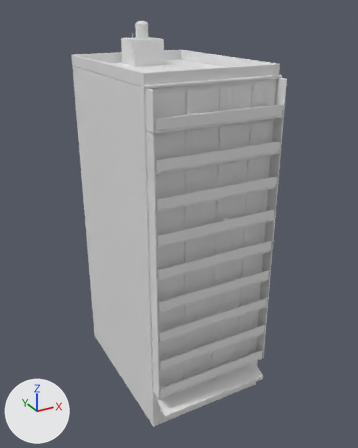
Renders of the glTF model modelos/ciudad/edificios/dep_12_a.glb from each side of a commit.
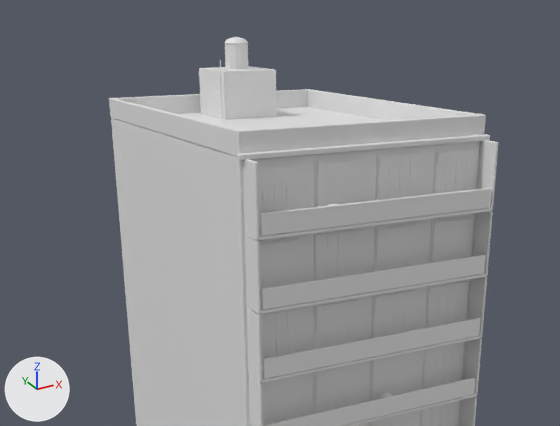
Each version appears first whole from a 50 mm lens placed at (-20.9, -32.2, 36.4), pointed at (0.5, 6.6, 17.0), and next in a close-up on the part from 3% to 90% of the width and 0% to 53% of the height. Lighting does not change. The marker at lower left points along +X, +Y and +Z. The older version's two pictures come first. Vertices at exactly the same position are counted once.

In view in the first close-up: 'dep_12_a'.
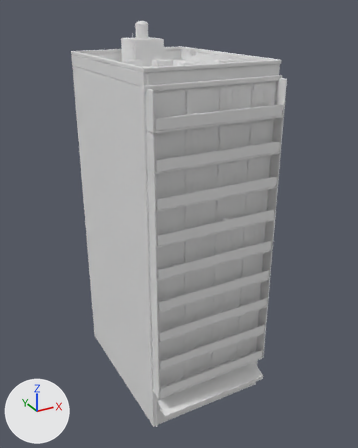
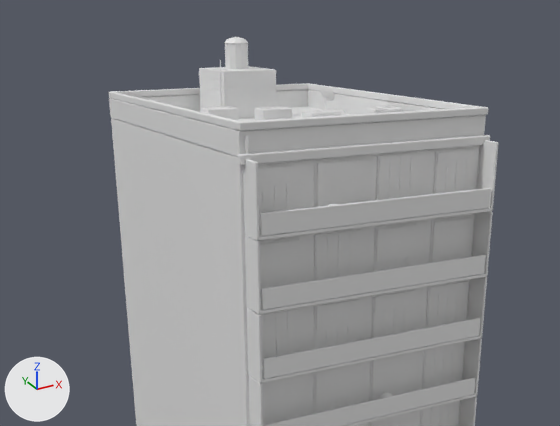
Pixel boxes (x1, y1, x2, y2) of what changed, in the close-ups (560 x 426 px):
part 1 of me_dep_12_a, built on: before (237, 136, 490, 161); after (109, 83, 490, 165)

Patch to the scene script:
```diff
--- a/modelos/ciudad/edificios/dep_12_a.glb.py
+++ b/modelos/ciudad/edificios/dep_12_a.glb.py
@@ me_dep_12_a @@
 # used by ob_dep_12_a; location = (0.0, 0.0, 0.0)
-me_dep_12_a.from_pydata(...)  # 3184 vertices, 5378 faces; spans x -6.1..6.1, y -1.7..16.0, z 0.0..35.2
+me_dep_12_a.from_pydata(...)  # 4113 vertices, 7032 faces; spans x -6.1..6.1, y -1.7..16.0, z 0.0..35.2
+# me_dep_12_a part 1: 12 vertices moved from x -6.1..6.1, y -0.3..0.0, z 31.1..31.2 to x -6.1..6.1, y -0.3..0.0, z 31.0; 577 vertices added at x -6.0..6.0, y -0.1..16.0, z 31.2..32.7
+# other edits to the shape of me_dep_12_a do not show in these pictures
```
